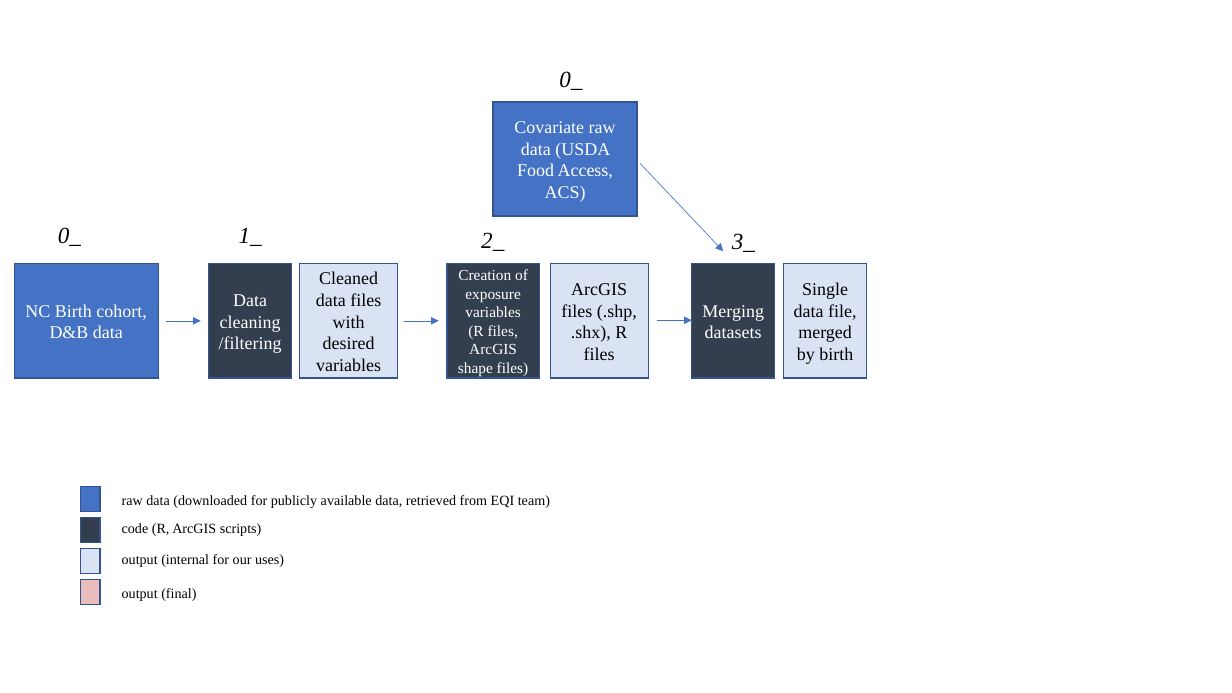
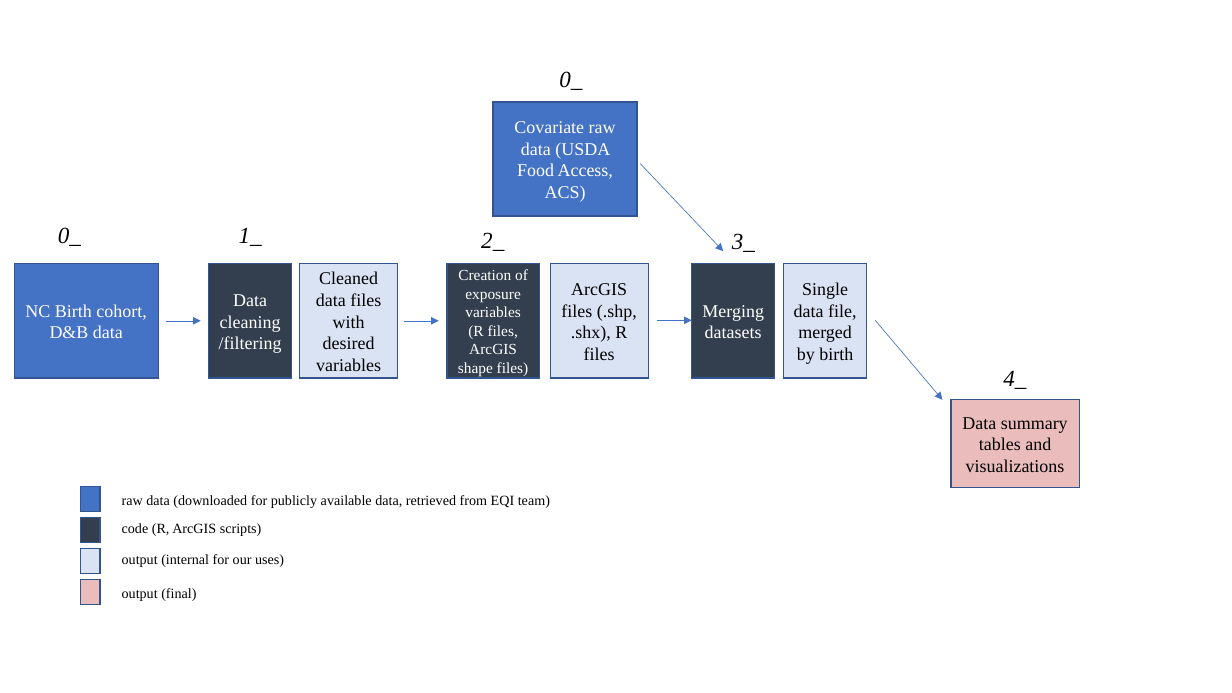
Before and after one commit to USEPA/built_food_environment, a slide deck: slide 1 of figs/built_food_data_pipeline.pptx. Drawn at 1232x693 pixels with LibreOffice and Linux fonts; fonts in the diff are those of the drawing. Boxes give left, top, right and bottom in pixels: in the first picture for what was removed or moved away, otherwise in the second. Text is boxed around its words. In the diff, an @@ line names an element or a change of style, - is before the commit and + after.

```diff
--- a/figs/built_food_data_pipeline.pptx
+++ b/figs/built_food_data_pipeline.pptx
@@ arrow added from (875, 321) to (943, 400), #4472C4 0.5 pt @@
@@ text added at (1003,370,1026,389), 18 pt, text #000000, italic @@
+4_
@@ rectangle added at (951,400,1080,488), fill #EABCBC, outline #325491 1 pt, 14 pt, text #000000 @@
+Data summary tables and visualizations
```
